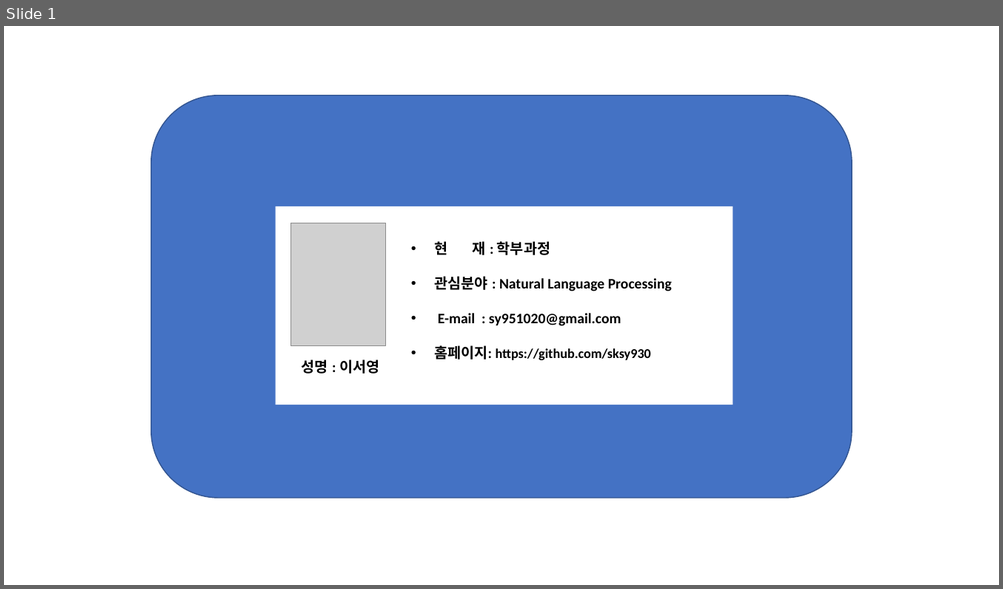
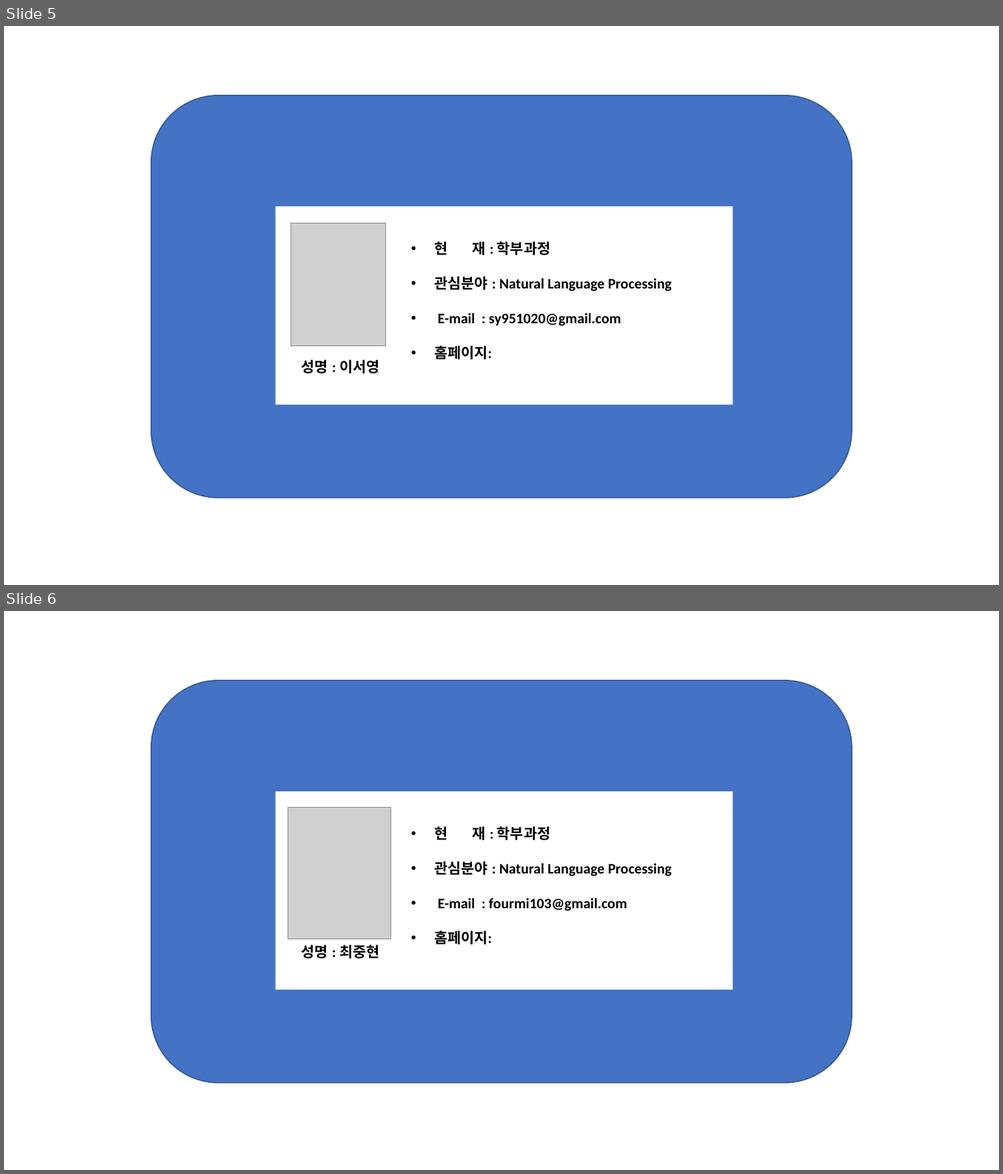
Before and after one commit to NLPlab-skku/NLPlab-skku.github.io, a slide deck: assets/img/members/member_template.pptx. Shown one above the other, each under a label of ours: slide 1 before the commit, slides 5 and 6 after it. The pictures are 1003x589 and 1003x1174 pixels, drawn with LibreOffice and Linux fonts; fonts in the diff are those of the drawing; grey boxes stand for pictures. Boxes give left, top, right and bottom in pixels: in the first picture for what was removed or moved away, otherwise in the second. Text is boxed around its words. In the diff, an @@ line names an element or a change of style, - is before the commit and + after.

```diff
--- a/assets/img/members/member_template.pptx
+++ b/assets/img/members/member_template.pptx
@@ slide 6 added at box(4, 611, 999, 1170), background #FFFFFF @@
@@ rounded rectangle added at box(151, 681, 851, 1083), fill #4472C4, outline #325491 1 pt @@
@@ group added at box(276, 792, 733, 990): 2 rectangles, 1 text, 1 picture @@
+성명 : 최중현
+• 현 재 : 학부과정
+• 관심분야 : Natural Language Processing
+• E-mail : fourmi103@gmail.com
+• 홈페이지:
@@ what was slide 1 is now slide 5 @@
@@ slide 5 changed as well @@
@@ text at box(434, 346, 492, 360): text changed; size 13 to 14 pt @@
-• 홈페이지: https://github.com/sksy930
+• 홈페이지:
```
Also in this commit, not shown: 4 other slides added, 2 other files.
